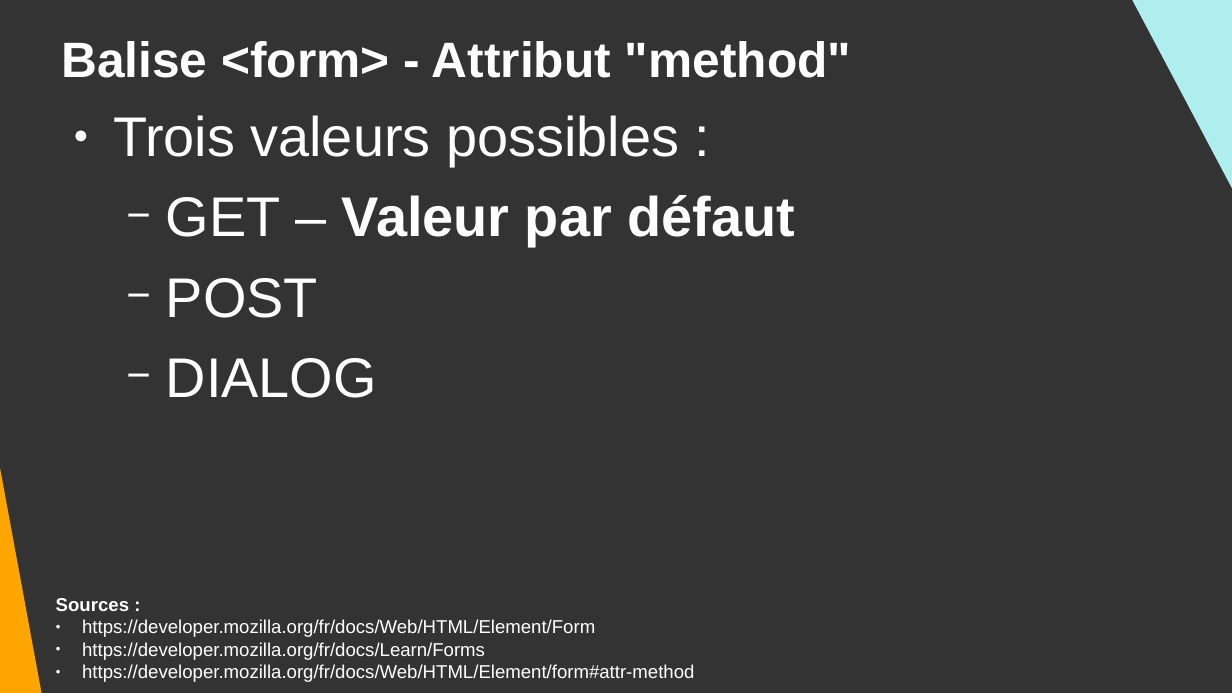
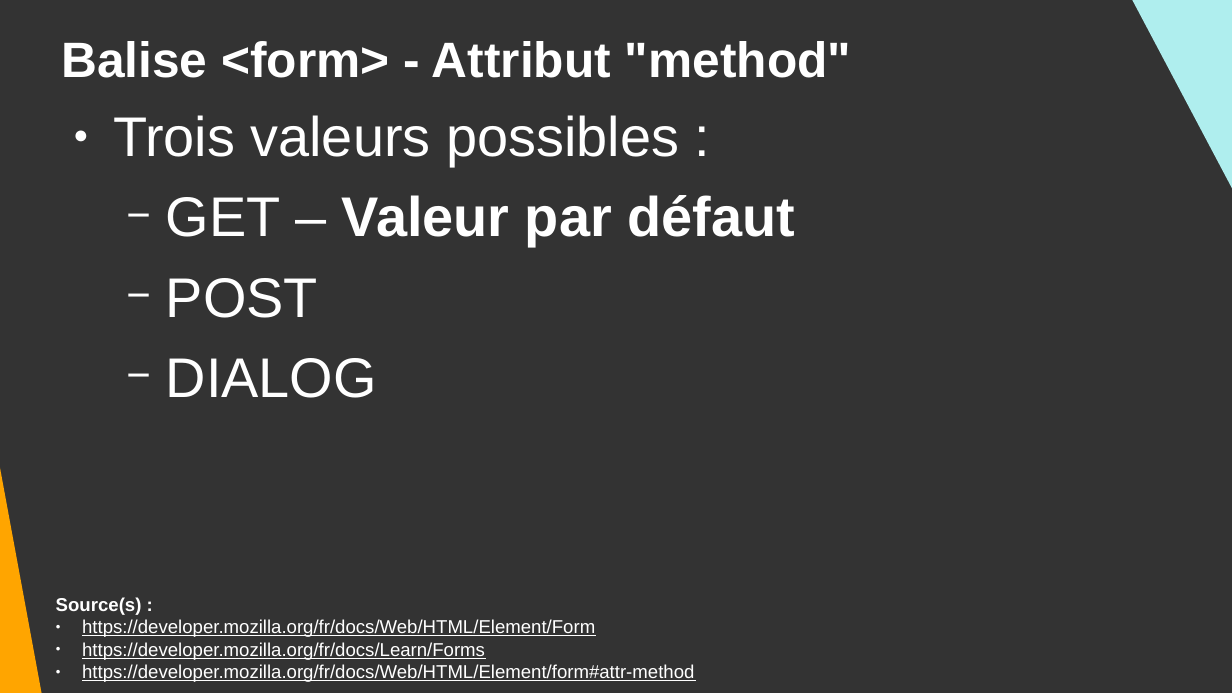
Before and after one commit to DanYellow/cours, a slide deck: slide 8 of integration-web-s1/travaux-pratiques/numero-2/presentation.odp. Drawn at 1232x693 pixels with LibreOffice and Linux fonts; fonts in the diff are those of the drawing. Boxes give left, top, right and bottom in pixels: in the first picture for what was removed or moved away, otherwise in the second. Text is boxed around its words. In the diff, an @@ line names an element or a change of style, - is before the commit and + after.

Commit message:
integration-web-s1 - Update link in form course

```diff
--- a/integration-web-s1/travaux-pratiques/numero-2/presentation.odp
+++ b/integration-web-s1/travaux-pratiques/numero-2/presentation.odp
@@ text at <box>56,597,142,615</box>: text changed @@
-Sources :
+Source(s) :
@@ text at <box>82,619,694,682</box>: underline on @@
```
Also in this commit, not shown: 27 other slides changed, 1 slide added, 1 other file.
